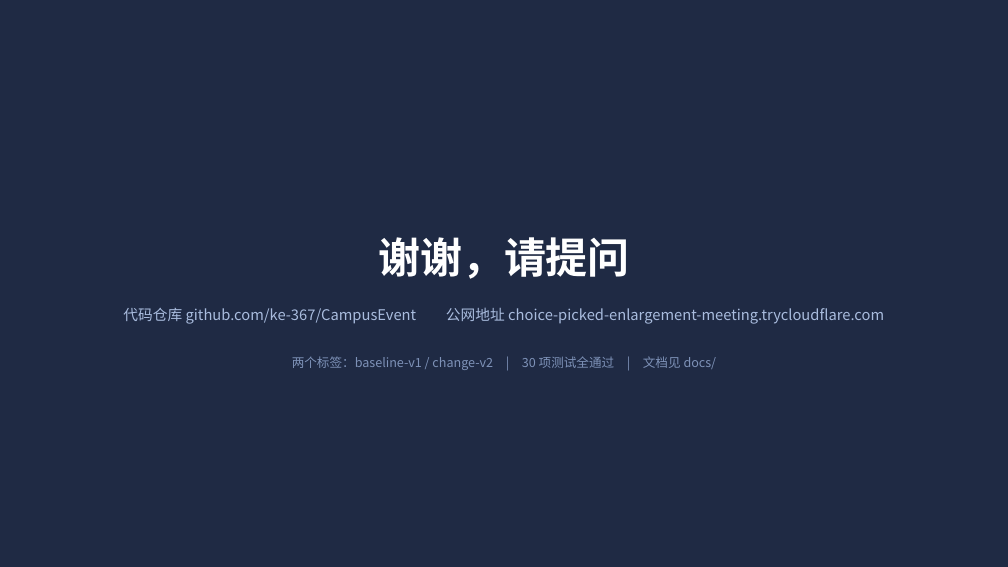
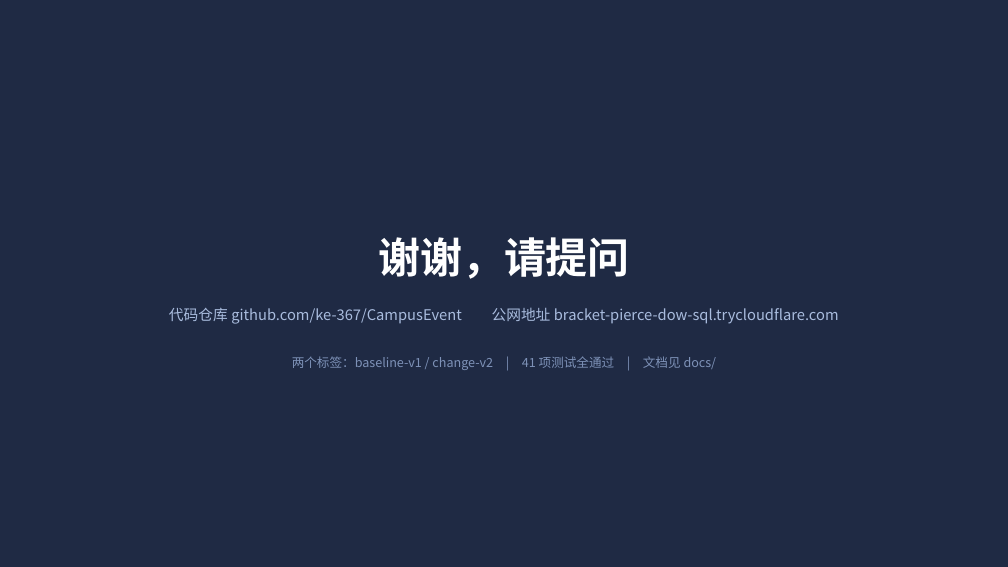
Before and after one commit to ke-367/CampusEvent, a slide deck: slide 15 of docs/答辩PPT.pptx. Drawn at 1008x567 pixels with LibreOffice and Linux fonts; fonts in the diff are those of the drawing. Boxes give left, top, right and bottom in pixels: in the first picture for what was removed or moved away, otherwise in the second. Text is boxed around its words. In the diff, an @@ line names an element or a change of style, - is before the commit and + after.

```diff
--- a/docs/答辩PPT.pptx
+++ b/docs/答辩PPT.pptx
@@ text at (169, 308, 839, 324): text changed @@
-代码仓库 github.com/ke-367/CampusEvent 公网地址 choice-picked-enlargement-meeting.trycloudflare.com
+代码仓库 github.com/ke-367/CampusEvent 公网地址 bracket-pierce-dow-sql.trycloudflare.com
@@ text at (292, 356, 717, 370): text changed @@
-两个标签：baseline-v1 / change-v2 | 30 项测试全通过 | 文档见 docs/
+两个标签：baseline-v1 / change-v2 | 41 项测试全通过 | 文档见 docs/
```
Also in this commit, not shown: 2 other slides changed, 17 other files.
